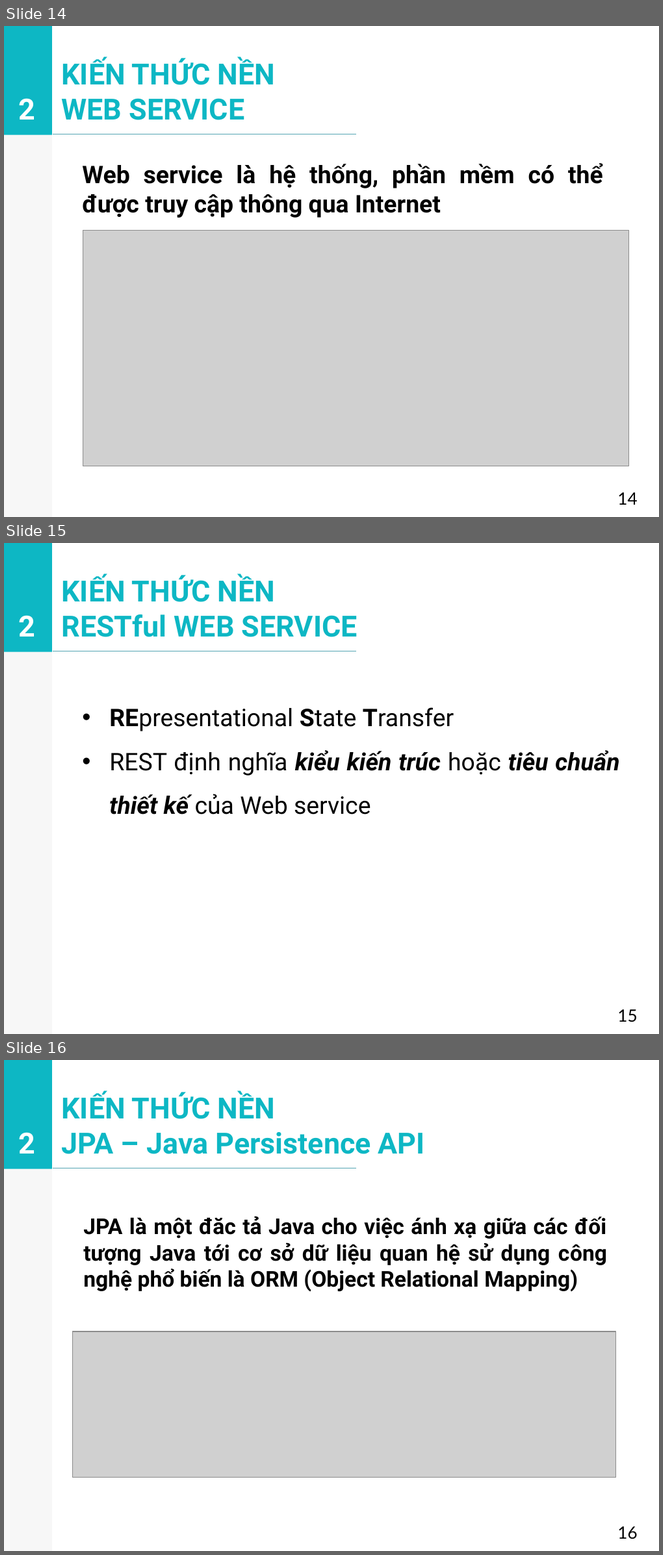
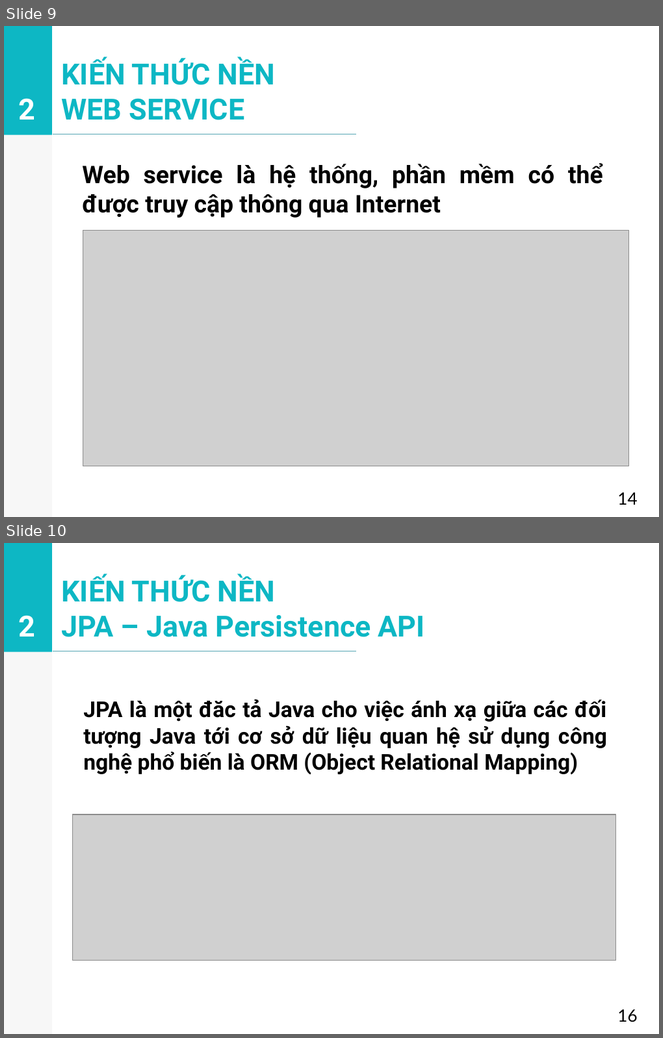
Before and after one commit to vovanluan/TTTN, a slide deck: BaoCao.pptx. Shown one above the other, each under a label of ours: slides 14, 15 and 16 before the commit, slides 9 and 10 after it. The pictures are 663x1555 and 663x1038 pixels, drawn with LibreOffice and Linux fonts; fonts in the diff are those of the drawing; grey boxes stand for pictures. Boxes give left, top, right and bottom in pixels: in the first picture for what was removed or moved away, otherwise in the second. Text is boxed around its words. In the diff, an @@ line names an element or a change of style, - is before the commit and + after.

```diff
--- a/BaoCao.pptx
+++ b/BaoCao.pptx
@@ slide 15 removed at (x1=4, y1=543, x2=659, y2=1034), background #FFFFFF; not listed: 2 template elements that a slide beside it also shows @@
@@ text removed at (x1=62, y1=575, x2=358, y2=637) @@
-KIẾN THỨC NỀN
-RESTful WEB SERVICE
@@ text removed at (x1=18, y1=615, x2=35, y2=637) @@
-2
@@ line removed from (53, 652) to (356, 652) @@
@@ text removed at (x1=109, y1=707, x2=620, y2=815) @@
-• REpresentational State Transfer
-• REST định nghĩa kiểu kiến trúc hoặc tiêu chuẩn thiết kế của Web service
@@ text removed at (x1=618, y1=1010, x2=637, y2=1023) @@
-15
@@ what was slide 14 is now slide 9 @@
@@ what was slide 16 is now slide 10 @@
```
Also in this commit, not shown: 4 slides changed, 6 other slides removed.
